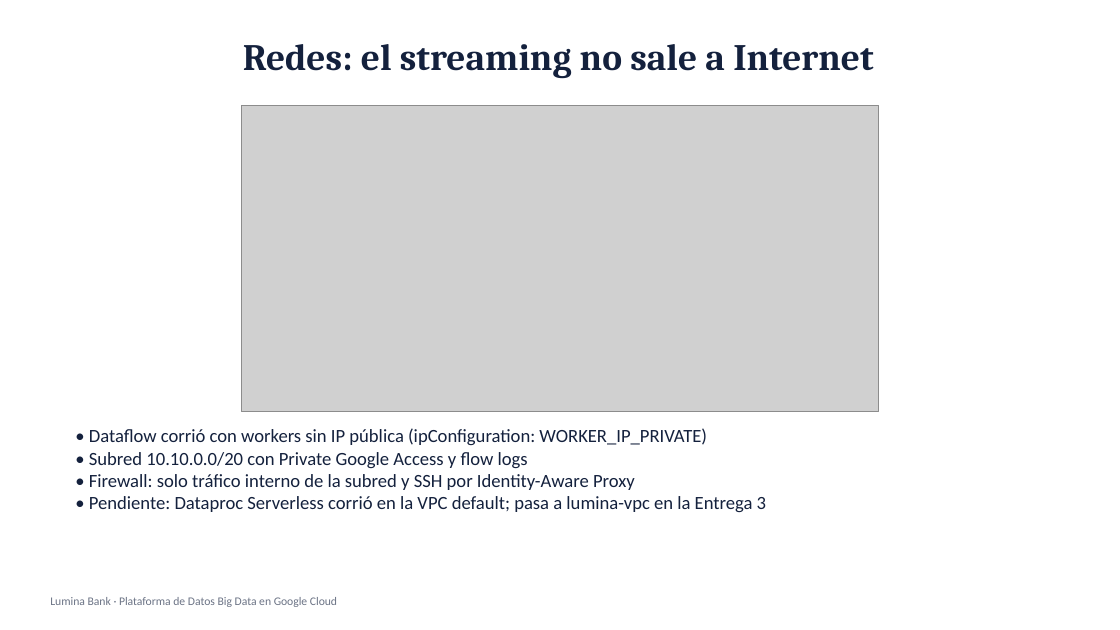
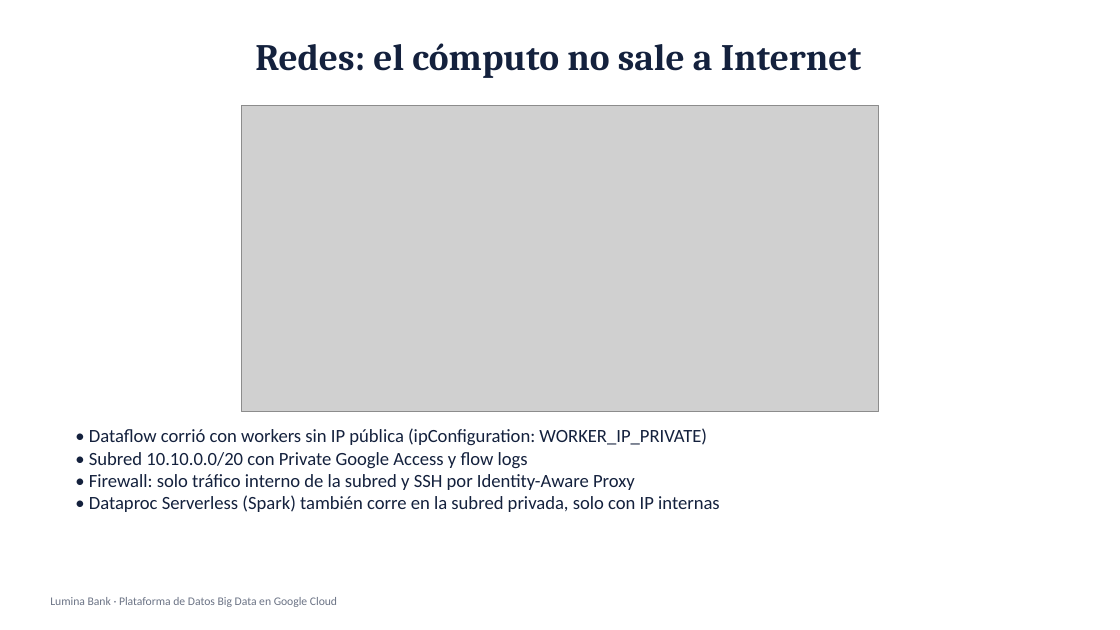
Before and after one commit to bmontoyag/utec_bigdata_trabajo, a slide deck: slide 11 of presentacion/Lumina Bank - Sustentacion.pptx. Drawn at 1120x630 pixels with LibreOffice and Linux fonts; fonts in the diff are those of the drawing; grey boxes stand for pictures. Boxes give left, top, right and bottom in pixels: in the first picture for what was removed or moved away, otherwise in the second. Text is boxed around its words. In the diff, an @@ line names an element or a change of style, - is before the commit and + after.

```diff
--- a/presentacion/Lumina Bank - Sustentacion.pptx
+++ b/presentacion/Lumina Bank - Sustentacion.pptx
@@ title at [255, 43, 861, 78]: text changed @@
-Redes: el streaming no sale a Internet
+Redes: el cómputo no sale a Internet
@@ text at [89, 495, 720, 512]: text changed @@
-• Pendiente: Dataproc Serverless corrió en la VPC default; pasa a lumina-vpc en la Entrega 3
+• Dataproc Serverless (Spark) también corre en la subred privada, solo con IP internas
```
Also in this commit, not shown: 1 other slide changed, 2 slides added, 16 other files.
